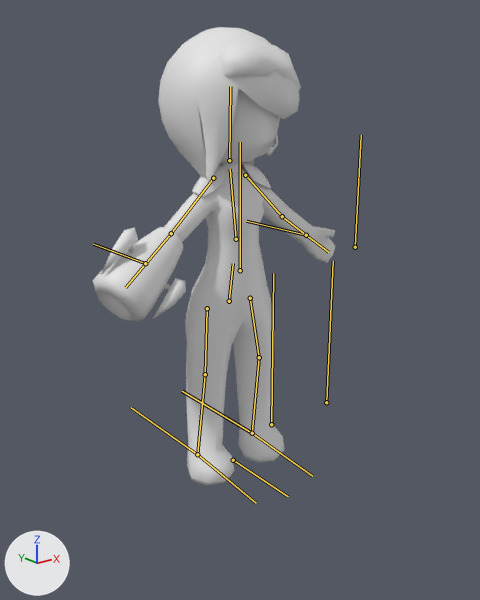
An edit to the FBX model Assets/Models/Player.fbx, drawn before and after from the same camera.
Camera for both pictures: a 50 mm lens placed at (-2.73, -3.5, 2.65), pointed at (-0.04, -0.13, 1.31). Arrows for +X, +Y and +Z are at lower left; the lights stay in place. The bones that bend it are drawn over the model as lines.

Names of what the first picture shows: 'Arm_Cannon', 'Body', 'Communicator', 'Goggles', 'Hair', 'Shoulders'.
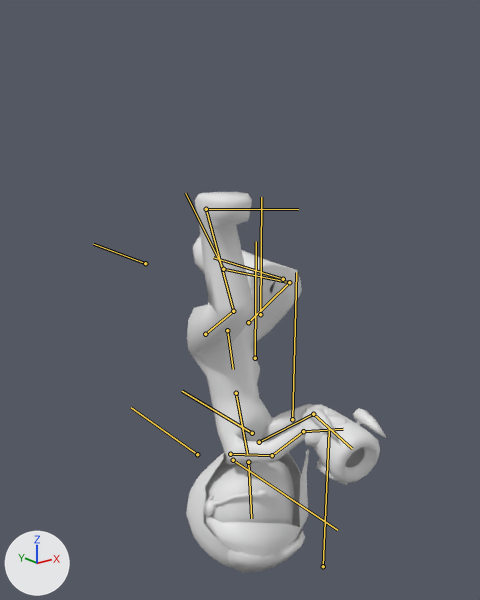
The newer file adds an action. The first version stands in its rest pose; the second is drawn at frame 4 of the action 'Armature|Run_Forward'.

What differs and where, as boxes [x1, y1, x2, y2] in the pictures (480 x 600 px):
```json
{"object": "Body", "change": "posed", "before": [164, 88, 335, 486], "after": [187, 192, 347, 536]}
{"object": "Hair", "change": "posed", "before": [158, 27, 299, 182], "after": [186, 449, 309, 568]}
{"object": "Arm_Cannon", "change": "posed", "before": [93, 227, 186, 321], "after": [302, 404, 387, 485], "on screen": "9% narrower, 14% shorter"}
{"object": "Goggles", "change": "posed", "before": [218, 39, 301, 91], "after": [227, 529, 305, 573], "on screen": "15% shorter"}
{"object": "Shoulders", "change": "posed", "before": [192, 164, 271, 196], "after": [225, 439, 273, 464]}
{"object": "Communicator", "change": "posed", "before": [267, 135, 278, 156], "after": [204, 489, 268, 517]}
{"bone": "Armature|Hips", "before": "(229, 301) to (233, 263)", "after": "(227, 330) to (233, 369)"}
{"bone": "Armature|Chest", "before": "(236, 239) to (230, 169)", "after": "(236, 393) to (247, 454)"}
{"bone": "Armature|Arm_L", "before": "(245, 175) to (282, 216)", "after": "(230, 454) to (272, 455)"}
{"bone": "Armature|Forearm_L", "before": "(282, 216) to (306, 235)", "after": "(272, 455) to (303, 431)"}
{"bone": "Armature|Hand_L", "before": "(306, 235) to (328, 252)", "after": "(303, 431) to (343, 429)"}
{"bone": "Armature|Arm_R", "before": "(213, 178) to (171, 233)", "after": "(259, 442) to (313, 414)"}
{"bone": "Armature|Forearm_R", "before": "(171, 233) to (125, 287)", "after": "(313, 414) to (352, 448)"}
{"bone": "Armature|Head", "before": "(229, 160) to (230, 86)", "after": "(248, 462) to (251, 518)"}
{"bone": "Armature|Thigh_L", "before": "(250, 298) to (259, 357)", "after": "(205, 334) to (233, 311)"}
{"bone": "Armature|Shin_L", "before": "(259, 357) to (252, 433)", "after": "(233, 311) to (206, 209)"}
{"bone": "Armature|Foot_L", "before": "(252, 433) to (312, 476)", "after": "(206, 209) to (298, 209)"}
{"bone": "Armature|Thigh_R", "before": "(207, 308) to (205, 374)", "after": "(248, 322) to (289, 282)"}
{"bone": "Armature|Shin_R", "before": "(205, 374) to (197, 454)", "after": "(289, 282) to (223, 269)"}
{"bone": "Armature|Foot_R", "before": "(197, 454) to (256, 503)", "after": "(223, 269) to (185, 193)"}
```

Scene script edits in JSON lines:
```json
{"block": "bone_armature_hips", "where": "bone_armature_hips = bpy.data.objects['Armature'].pose.bones['Armature|Hips']  # child of 'Armature|root'"}
{"op": "set", "path": "bone_armature_hips.location", "old": "(0.0, 0.0, 0.0)", "new": "(0.0, -0.226, 0.02)"}
{"op": "set", "path": "bone_armature_hips.rotation_quaternion", "old": "(1.0, 0.0, 0.0, 0.0)", "new": "(0.0, 0.0, 0.189, 0.982)", "note": "degrees (0, 0, 0) -> degrees (22, 0, -180)"}
{"block": "bone_armature_chest", "where": "bone_armature_chest = bpy.data.objects['Armature'].pose.bones['Armature|Chest']  # child of 'Armature|Hips'"}
{"op": "set", "path": "bone_armature_chest.rotation_quaternion", "old": "(1.0, 0.0, 0.0, 0.0)", "new": "(0.983, 0.186, 0.0, 0.0)", "note": "degrees (0, 0, 0) -> degrees (21, 0, 0)"}
{"block": "bone_armature_arm_l", "where": "bone_armature_arm_l = bpy.data.objects['Armature'].pose.bones['Armature|Arm_L']  # child of 'Armature|Chest'"}
{"op": "set", "path": "bone_armature_arm_l.rotation_quaternion", "old": "(1.0, 0.0, 0.0, 0.0)", "new": "(0.406, 0.581, 0.567, -0.42)", "note": "degrees (0, 0, 0) -> degrees (1, 109, -91)"}
{"block": "bone_armature_forearm_l", "where": "bone_armature_forearm_l = bpy.data.objects['Armature'].pose.bones['Armature|Forearm_L']  # child of 'Armature|Arm_L'"}
{"op": "set", "path": "bone_armature_forearm_l.rotation_quaternion", "old": "(1.0, 0.0, 0.0, 0.0)", "new": "(0.879, 0.331, 0.0, -0.344)", "note": "degrees (0, 0, 0) -> degrees (37, 13, -38)"}
{"block": "bone_armature_hand_l", "where": "bone_armature_hand_l = bpy.data.objects['Armature'].pose.bones['Armature|Hand_L']  # child of 'Armature|Forearm_L'"}
{"op": "set", "path": "bone_armature_hand_l.rotation_quaternion", "old": "(1.0, 0.0, 0.0, 0.0)", "new": "(0.778, 0.132, -0.533, 0.304)", "note": "degrees (0, 0, 0) -> degrees (-17, -66, 54)"}
{"block": "bone_armature_arm_r", "where": "bone_armature_arm_r = bpy.data.objects['Armature'].pose.bones['Armature|Arm_R']  # child of 'Armature|Chest'"}
{"op": "set", "path": "bone_armature_arm_r.rotation_quaternion", "old": "(1.0, 0.0, 0.0, 0.0)", "new": "(0.865, 0.225, -0.231, 0.385)", "note": "degrees (0, 0, 0) -> degrees (15, -35, 43)"}
{"block": "bone_armature_forearm_r", "where": "bone_armature_forearm_r = bpy.data.objects['Armature'].pose.bones['Armature|Forearm_R']  # child of 'Armature|Arm_R'"}
{"op": "set", "path": "bone_armature_forearm_r.rotation_quaternion", "old": "(1.0, 0.0, 0.0, 0.0)", "new": "(0.887, 0.32, 0.0, 0.332)", "note": "degrees (0, 0, 0) -> degrees (36, -12, 37)"}
{"block": "bone_armature_head", "where": "bone_armature_head = bpy.data.objects['Armature'].pose.bones['Armature|Head']  # child of 'Armature|Chest'"}
{"op": "set", "path": "bone_armature_head.rotation_quaternion", "old": "(1.0, 0.0, 0.0, 0.0)", "new": "(0.983, -0.186, 0.0, 0.0)", "note": "degrees (0, 0, 0) -> degrees (-21, 0, 0)"}
{"block": "bone_armature_thigh_l", "where": "bone_armature_thigh_l = bpy.data.objects['Armature'].pose.bones['Armature|Thigh_L']  # child of 'Armature|Hips'"}
{"op": "set", "path": "bone_armature_thigh_l.rotation_quaternion", "old": "(1.0, 0.0, 0.0, 0.0)", "new": "(0.894, 0.078, 0.128, -0.421)", "note": "degrees (0, 0, 0) -> degrees (2, 17, -50)"}
{"block": "bone_armature_shin_l", "where": "bone_armature_shin_l = bpy.data.objects['Armature'].pose.bones['Armature|Shin_L']  # child of 'Armature|Thigh_L'"}
{"op": "set", "path": "bone_armature_shin_l.rotation_quaternion", "old": "(1.0, 0.0, 0.0, 0.0)", "new": "(0.858, 0.193, 0.0, -0.475)", "note": "degrees (0, 0, 0) -> degrees (20, 11, -56)"}
{"block": "bone_armature_foot_l", "where": "bone_armature_foot_l = bpy.data.objects['Armature'].pose.bones['Armature|Foot_L']  # child of 'Armature|Shin_L'"}
{"op": "set", "path": "bone_armature_foot_l.rotation_quaternion", "old": "(1.0, 0.0, 0.0, 0.0)", "new": "(0.993, -0.116, 0.036, 0.0)", "note": "degrees (0, 0, 0) -> degrees (-13, 4, 0)"}
{"block": "bone_armature_thigh_r", "where": "bone_armature_thigh_r = bpy.data.objects['Armature'].pose.bones['Armature|Thigh_R']  # child of 'Armature|Hips'"}
{"op": "set", "path": "bone_armature_thigh_r.rotation_quaternion", "old": "(1.0, 0.0, 0.0, 0.0)", "new": "(0.931, 0.16, -0.174, 0.279)", "note": "degrees (0, 0, 0) -> degrees (13, -24, 31)"}
{"block": "bone_armature_shin_r", "where": "bone_armature_shin_r = bpy.data.objects['Armature'].pose.bones['Armature|Shin_R']  # child of 'Armature|Thigh_R'"}
{"op": "set", "path": "bone_armature_shin_r.rotation_quaternion", "old": "(1.0, 0.0, 0.0, 0.0)", "new": "(0.516, 0.322, 0.0, 0.793)", "note": "degrees (0, 0, 0) -> degrees (23, -31, 108)"}
{"block": "bone_armature_foot_r", "where": "bone_armature_foot_r = bpy.data.objects['Armature'].pose.bones['Armature|Foot_R']  # child of 'Armature|Shin_R'"}
{"op": "set", "path": "bone_armature_foot_r.rotation_quaternion", "old": "(1.0, 0.0, 0.0, 0.0)", "new": "(0.944, 0.313, 0.087, 0.05)", "note": "degrees (0, 0, 0) -> degrees (37, 8, 9)"}
```
